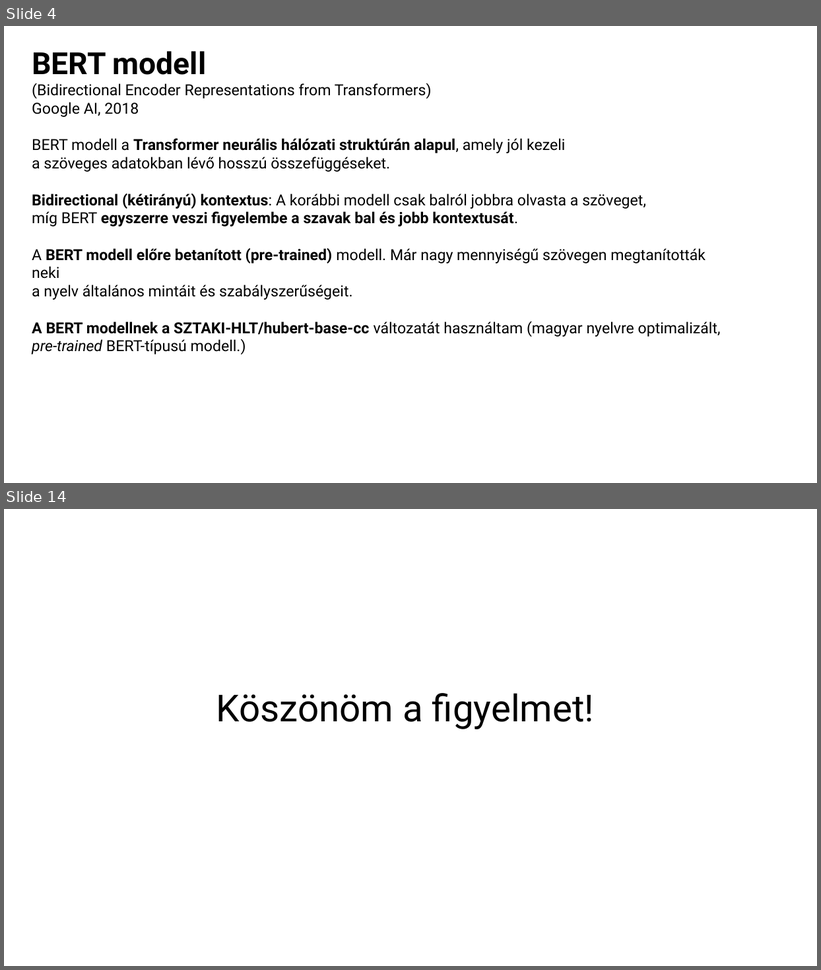
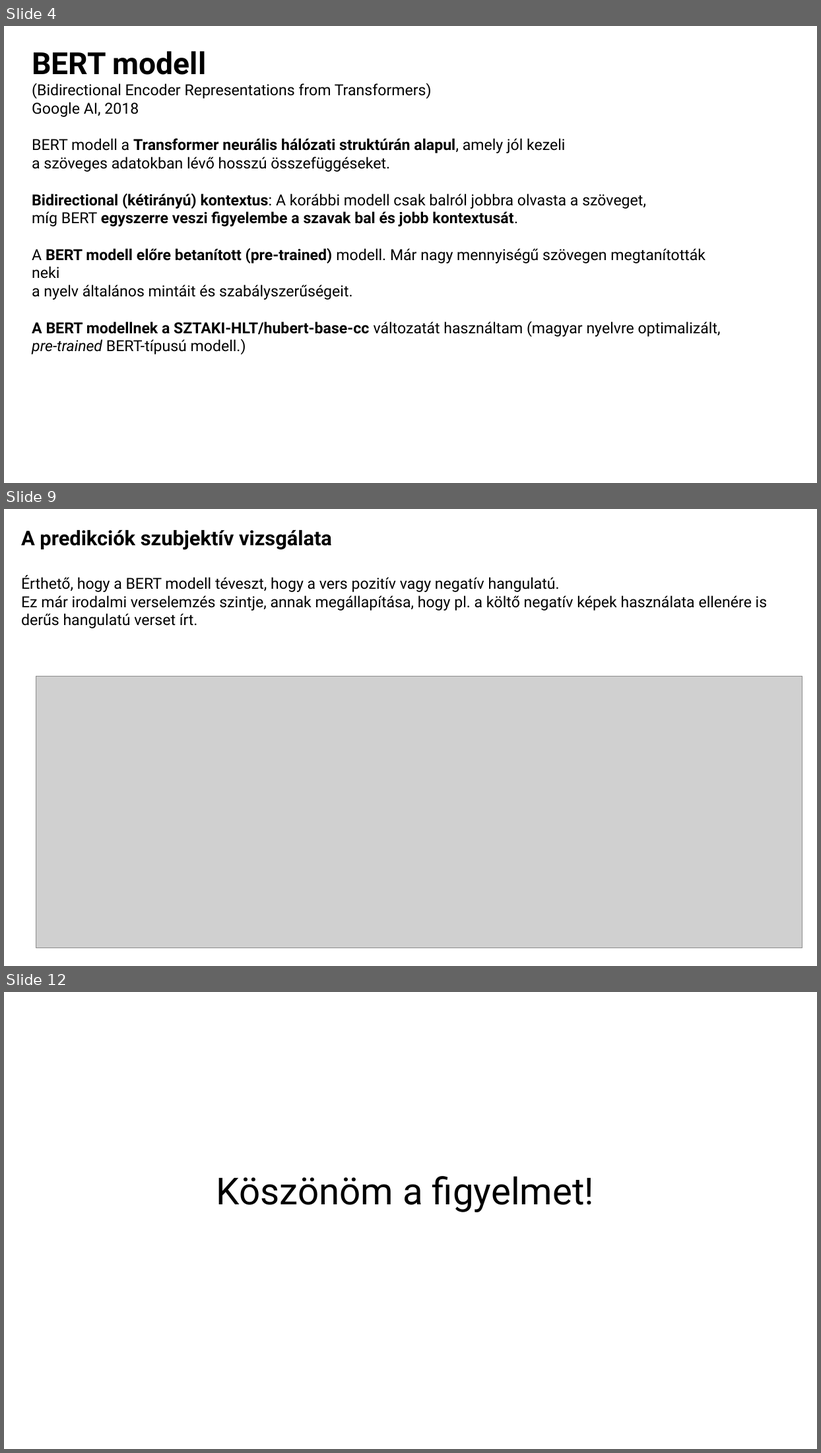
Before and after one commit to minorharpman/erzelemelemzes, a slide deck: Erzelemelemzes.pptx. Shown one above the other, each under a label of ours: slides 4 and 14 before the commit, slides 4, 9 and 12 after it; the slides between them are not shown. The pictures are 821x970 and 821x1453 pixels, drawn with LibreOffice and Linux fonts; fonts in the diff are those of the drawing; grey boxes stand for pictures. Boxes give left, top, right and bottom in pixels: in the first picture for what was removed or moved away, otherwise in the second. Text is boxed around its words. In the diff, an @@ line names an element or a change of style, - is before the commit and + after.

```diff
--- a/Erzelemelemzes.pptx
+++ b/Erzelemelemzes.pptx
@@ slide 9 added at bbox=[4, 509, 817, 966], background #FFFFFF @@
@@ text added at bbox=[21, 530, 768, 628], 18 pt, text #000000 @@
+A predikciók szubjektív vizsgálata
+Érthető, hogy a BERT modell téveszt, hogy a vers pozitív vagy negatív hangulatú.
+Ez már irodalmi verselemzés szintje, annak megállapítása, hogy pl. a költő negatív képek használata ellenére is derűs hangulatú verset írt.
@@ picture added at bbox=[36, 677, 802, 949] @@
@@ what was slide 14 is now slide 12 @@
```
Also in this commit, not shown: 5 slides changed, 3 other slides added, 6 slides removed, 1 other file.
